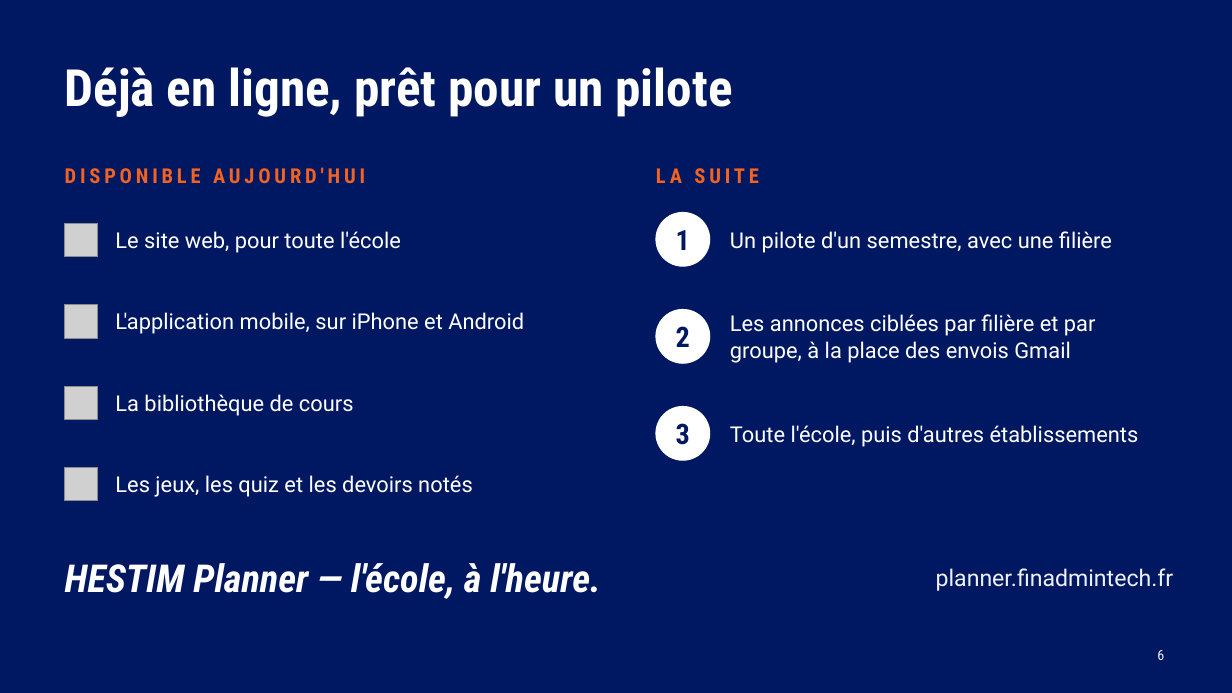
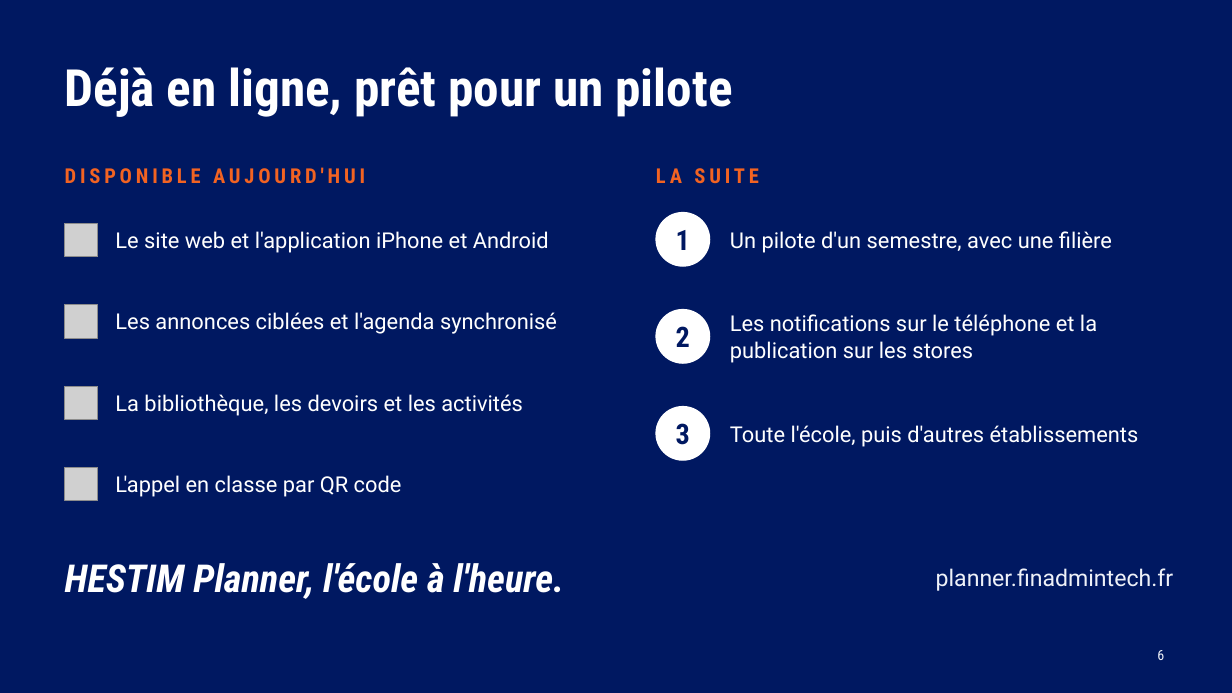
Before and after one commit to Claude20022002/plan_B_projet_PACTE, a slide deck: slide 6 of docs/presentation/HESTIM-Planner-presentation.pptx. Drawn at 1232x693 pixels with LibreOffice and Linux fonts; fonts in the diff are those of the drawing; grey boxes stand for pictures. Boxes give left, top, right and bottom in pixels: in the first picture for what was removed or moved away, otherwise in the second. Text is boxed around its words. In the diff, an @@ line names an element or a change of style, - is before the commit and + after.

```diff
--- a/docs/presentation/HESTIM-Planner-presentation.pptx
+++ b/docs/presentation/HESTIM-Planner-presentation.pptx
@@ text at <box>115,231,549,253</box>: text changed @@
-Le site web, pour toute l'école
+Le site web et l'application iPhone et Android
@@ text at <box>115,312,557,334</box>: text changed @@
-L'application mobile, sur iPhone et Android
+Les annonces ciblées et l'agenda synchronisé
@@ text at <box>730,314,1097,363</box>: text changed @@
-Les annonces ciblées par filière et par groupe, à la place des envois Gmail
+Les notifications sur le téléphone et la publication sur les stores
@@ text at <box>115,394,523,416</box>: text changed @@
-La bibliothèque de cours
+La bibliothèque, les devoirs et les activités
@@ text at <box>115,475,402,497</box>: text changed @@
-Les jeux, les quiz et les devoirs notés
+L'appel en classe par QR code
@@ text at <box>65,563,564,599</box>: text changed @@
-HESTIM Planner — l'école, à l'heure.
+HESTIM Planner, l'école à l'heure.
```
Also in this commit, not shown: 5 other slides changed, 3 other files.
